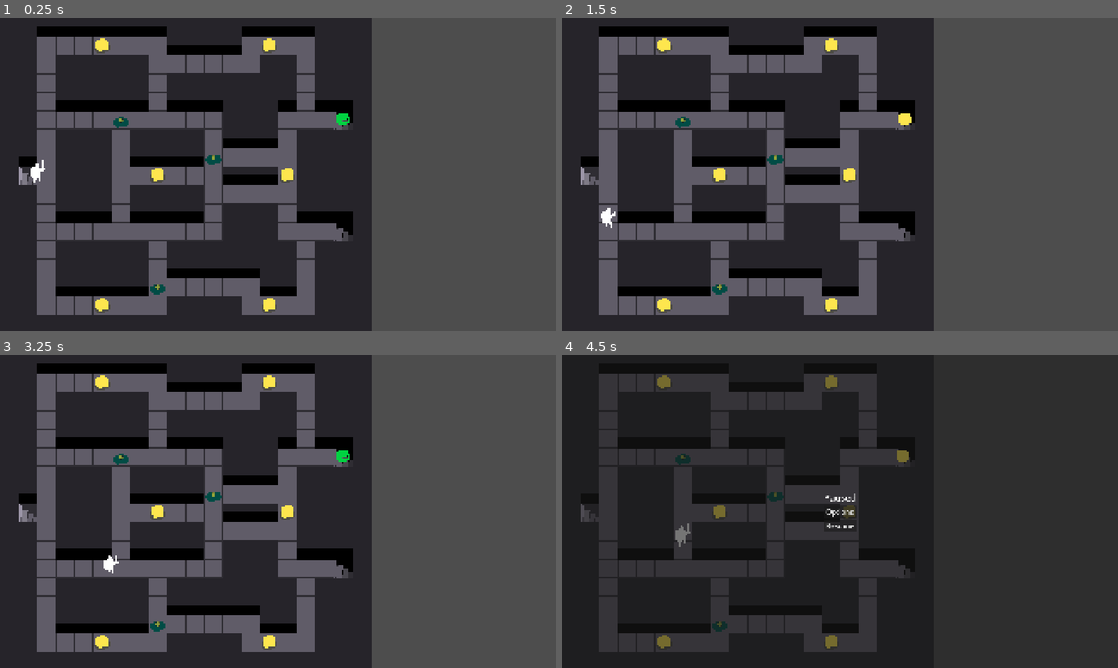
Above: before the commit, frames 1-4 (two rows, left to right).
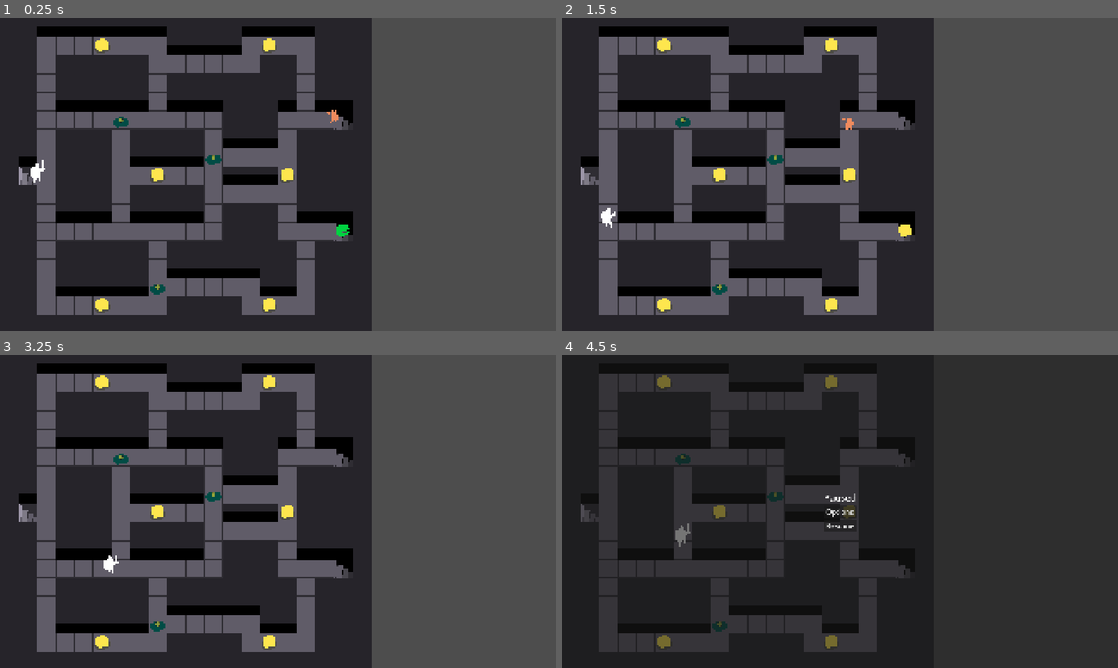
Above: after the commit, the same moments.

Repository: NunoDasNeves/igc-jam-godot-template
Game: Godot game, scene res://main.tscn
Same seed, same stepped clock (60 frames per second), same inputs: the game is played once before the commit and once after it.
Inputs:
- Up to frame 1 (0.25 s): no input
- Up to frame 2 (1.5 s): tap Enter at 0.5 s; hold D (Right) 0.53-1.28 s; tap Z (Attack) at 0.6 s; hold S (Down) from 1.28 s (still down); tap X (Interact) at 1.35 s
- Up to frame 3 (3.25 s): release S (Down) at 2.03 s; hold D (Right) 2.03-2.78 s; hold K 2.03-2.78 s; hold W (Up) from 2.78 s (still down); tap Z (Attack) at 2.85 s
- Up to frame 4 (4.5 s): release W (Up) at 3.53 s; hold A (Left) from 3.53 s (still down); tap X (Interact) at 3.6 s; tap Escape at 4.15 s; tap K at 4.35 s

The runs differ from the first frame. In frame 1, 0.2% of the frame differs, in the area x 58-63%, y 29-70%; in frame 2, 0.2%, in the area x 50-63%, y 30-70%; in frame 3, less than 0.1%; in frame 4, less than 0.1%.

Commit message:
add char_killed signal and fix respawning of player, demon, hero

Diff:
--- a/entities/demon/demon.gd
+++ b/entities/demon/demon.gd
@@ -64,7 +64,10 @@
 			anim_tween = get_tree().create_tween()
 			anim_tween.tween_property(flip_node, "rotation_degrees", 90, 0.3)
 			anim_tween.tween_interval(0.3)
-			anim_tween.tween_callback(func (): queue_free())
+			anim_tween.tween_callback(func ():
+				Events.char_killed.emit(self)
+				queue_free()
+			)
 
 	state = new_state
 
--- a/entities/hero/hero_class.gd
+++ b/entities/hero/hero_class.gd
@@ -95,7 +95,10 @@
 			anim_tween = get_tree().create_tween()
 			anim_tween.tween_property(flip_node, "rotation_degrees", 90, 0.3)
 			anim_tween.tween_interval(0.3)
-			anim_tween.tween_callback(func (): queue_free())
+			anim_tween.tween_callback(func ():
+				Events.char_killed.emit(self)
+				queue_free()
+			)
 
 	state = new_state
 
--- a/entities/mimic/mimic_class.gd
+++ b/entities/mimic/mimic_class.gd
@@ -66,7 +66,10 @@
 			chest_poly.hide()
 			attack_node.hide()
 			state_tween = get_tree().create_tween()
-			state_tween.tween_callback(func (): queue_free())
+			state_tween.tween_callback(func ():
+				Events.char_killed.emit(self)
+				queue_free()
+			)
 
 	state = new_state
 
--- a/events.gd
+++ b/events.gd
@@ -1,3 +1,4 @@
 extends Node
 
 signal entity_collected(entity: Entity)
+signal char_killed(entity: Entity)
--- a/levels/spawn_point.gd
+++ b/levels/spawn_point.gd
@@ -17,7 +17,7 @@
 	delay_timer.stop()
 
 func _physics_process(_delta: float) -> void:
-	if _spawn_scene and can_spawn() and area.get_overlapping_bodies().size() == 0:
+	if _spawn_scene and area.get_overlapping_bodies().size() == 0:
 		_do_spawn(_spawn_scene, _spawn_parent)
 		_spawn_scene = null
 
@@ -48,4 +48,4 @@
 		delay_timer.timeout.connect(func (): _queue_spawn_asap(scene, parent))
 
 func can_spawn() -> bool:
-	return cooldown_timer.time_left <= 0
+	return _spawn_scene == null and cooldown_timer.time_left <= 0
--- a/world.gd
+++ b/world.gd
@@ -8,10 +8,12 @@
 
 func _ready() -> void:
 	Events.entity_collected.connect(trigger_collectible_respawn)
+	Events.char_killed.connect(trigger_char_respawn)
 	for chest_spawner: SpawnPoint in level.chest_spawn_points:
 		chest_spawner.queue_spawn(chest_scene, entities_container)
 	for sight_orb_spawner: SpawnPoint in level.sight_orb_spawn_points:
 		sight_orb_spawner.queue_spawn(sight_orb_scene, entities_container)
+	initial_char_spawn()
 
 func _process(_delta: float) -> void:
 	pass
@@ -105,15 +107,22 @@
 	var spawn_point: SpawnPoint = spawn_points[idx]
 	spawn_point.queue_spawn(scene, entities_container, 10)
 
+func trigger_char_respawn(entity: Entity):
+	if entity is Mimic:
+		spawn_entities(level.monster_spawn_points.duplicate(), 1, preload("res://entities/mimic/mimic.tscn"))
+	elif entity is Demon:
+		spawn_entities(level.monster_spawn_points.duplicate(), 1, preload("res://entities/demon/demon.tscn"))
+	elif entity is Hero:
+		spawn_entities(level.hero_spawn_points.duplicate(), 1, preload("res://entities/hero/hero.tscn"))
+
+func initial_char_spawn():
+	spawn_entities(level.monster_spawn_points.duplicate(), 1, preload("res://entities/mimic/mimic.tscn"))
+	spawn_entities(level.hero_spawn_points.duplicate(), 1, preload("res://entities/hero/hero.tscn"))
+	spawn_entities(level.monster_spawn_points.duplicate(), 1, preload("res://entities/demon/demon.tscn"))
+
 func _physics_process(delta: float) -> void:
 	for entity: Entity in entities_container.get_children():
 		process_entity(entity)
-
-	# TODO do this with a signal or something
-	# currently a killed monster/hero respawns instantly, there should be a delay
-	# and this method makes that trickier than it should be...
-	spawn_entities_by_group_count("hero", level.max_heroes, level.hero_spawn_points, preload("res://entities/hero/hero.tscn"))
-	spawn_entities_by_group_count("monster", level.max_monsters, level.monster_spawn_points, preload("res://entities/mimic/mimic.tscn"))
 
 	# kill first monster in group, for testing spawning
 	if Input.is_key_pressed(KEY_K):
